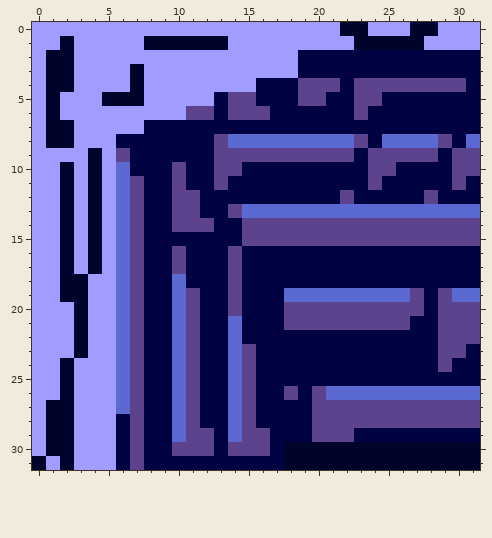
One commit to this pixel-art sprite: bin/assets/corner.png. Above: the version before the commit.
The file is 32x32 pixels.
Now the later version:
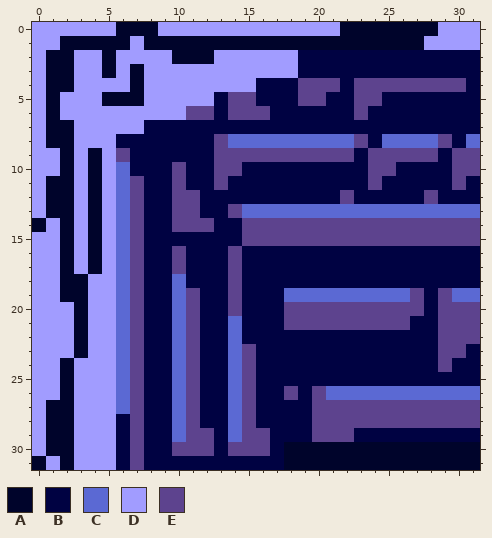
Palette (. is transparent): A #00042b  B #000242  C #5b69d3  D #a19cff  E #5d438e
Diff:
Colour D becomes colour A in row 0 at x 6 to 8 and 24 to 26; in row 1 at x 3 to 6 and 14 to 22; in row 2 at x 5 and 10 to 12; in row 3 at x 5; in row 9 at x 2; in rows 11 to 13 at x 1.
Colour D becomes colour A in row 14 at x 0.
Changed places in both pictures, as pixel boxes (x1, y1, x2, y2):
changed: (74, 22, 410, 78)
changed: (32, 148, 74, 232)
